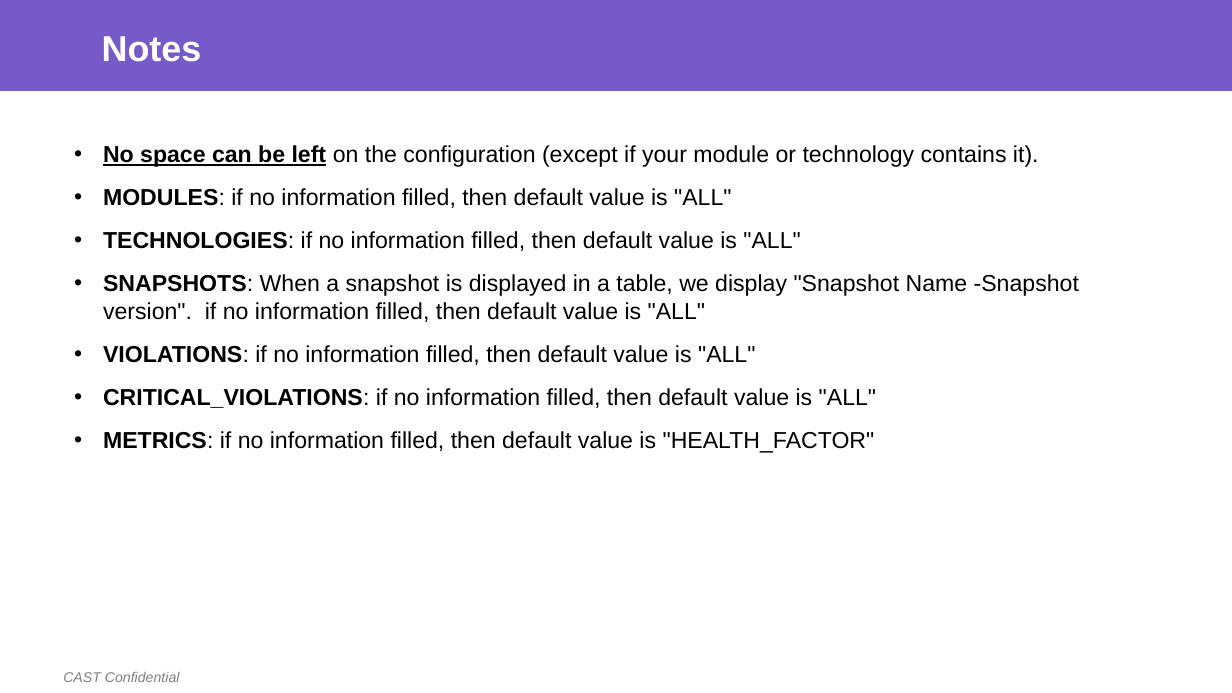
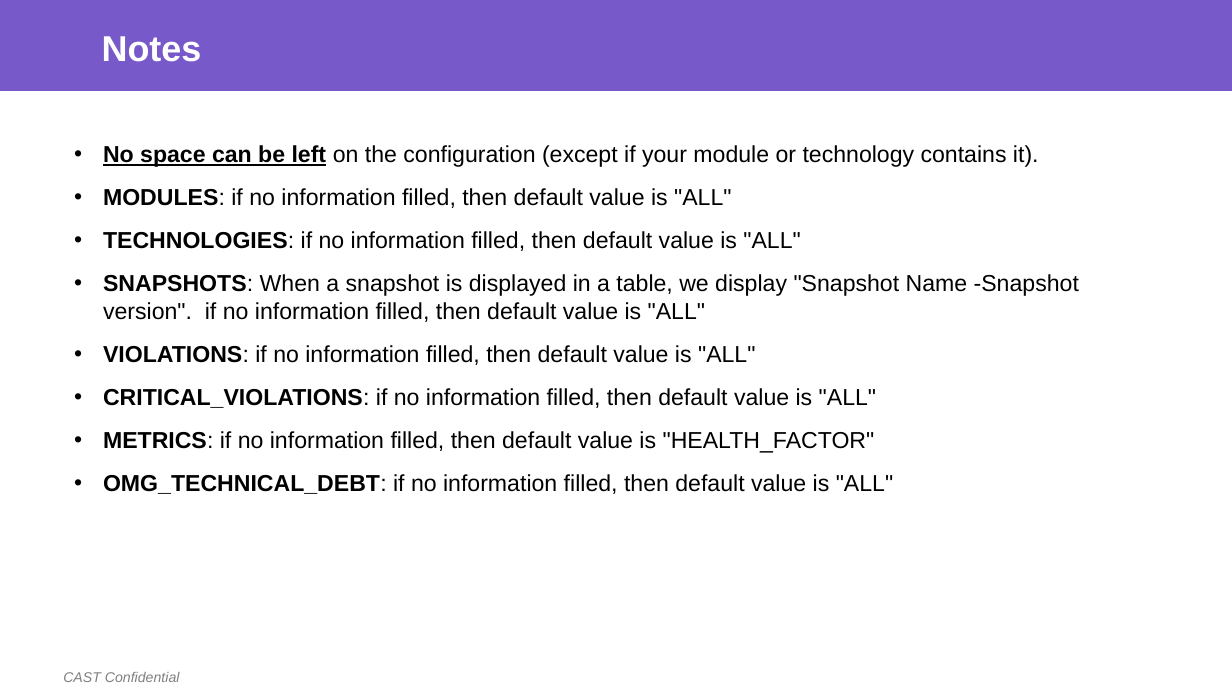
Before and after one commit to CAST-projects/CAST-ReportGenerator, a slide deck: slide 15 of CastReporting.Reporting.Core/Templates/zh-CN/Application/Component library/Generic Table Definition.pptx (slide 14 before the commit). Drawn at 1232x693 pixels with LibreOffice and Linux fonts; fonts in the diff are those of the drawing; background and template pictures are left out. Boxes give left, top, right and bottom in pixels: in the first picture for what was removed or moved away, otherwise in the second. Text is boxed around its words. In the diff, an @@ line names an element or a change of style, - is before the commit and + after.

```diff
--- a/CastReporting.Reporting.Core/Templates/zh-CN/Application/Component library/Generic Table Definition.pptx
+++ b/CastReporting.Reporting.Core/Templates/zh-CN/Application/Component library/Generic Table Definition.pptx
@@ text at (x1=103, y1=474, x2=893, y2=494): paragraph added @@
+• OMG_TECHNICAL_DEBT: if no information filled, then default value is "ALL"
```
Also in this commit, not shown: 1 other slide changed, 1 slide added, 3 other files.
